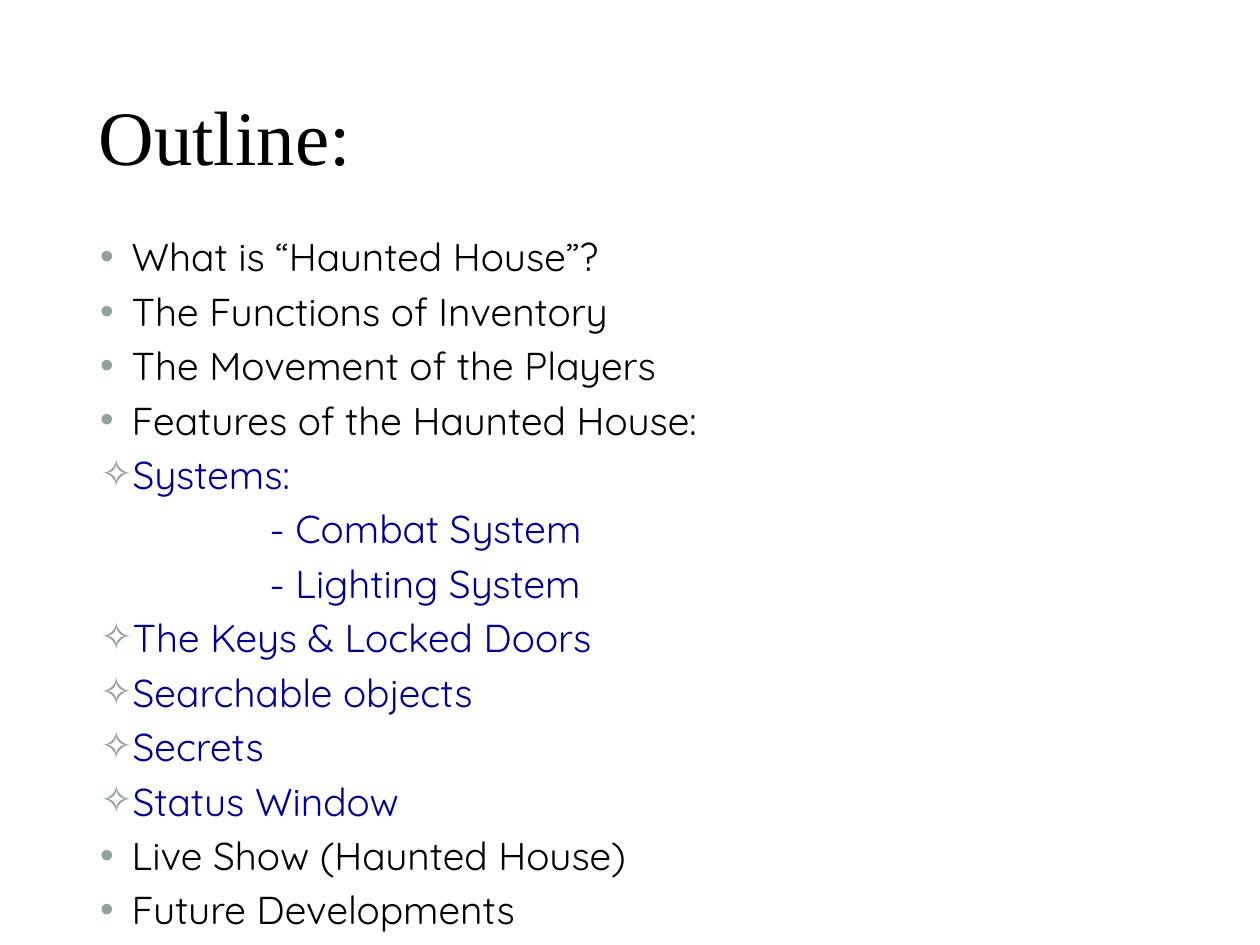
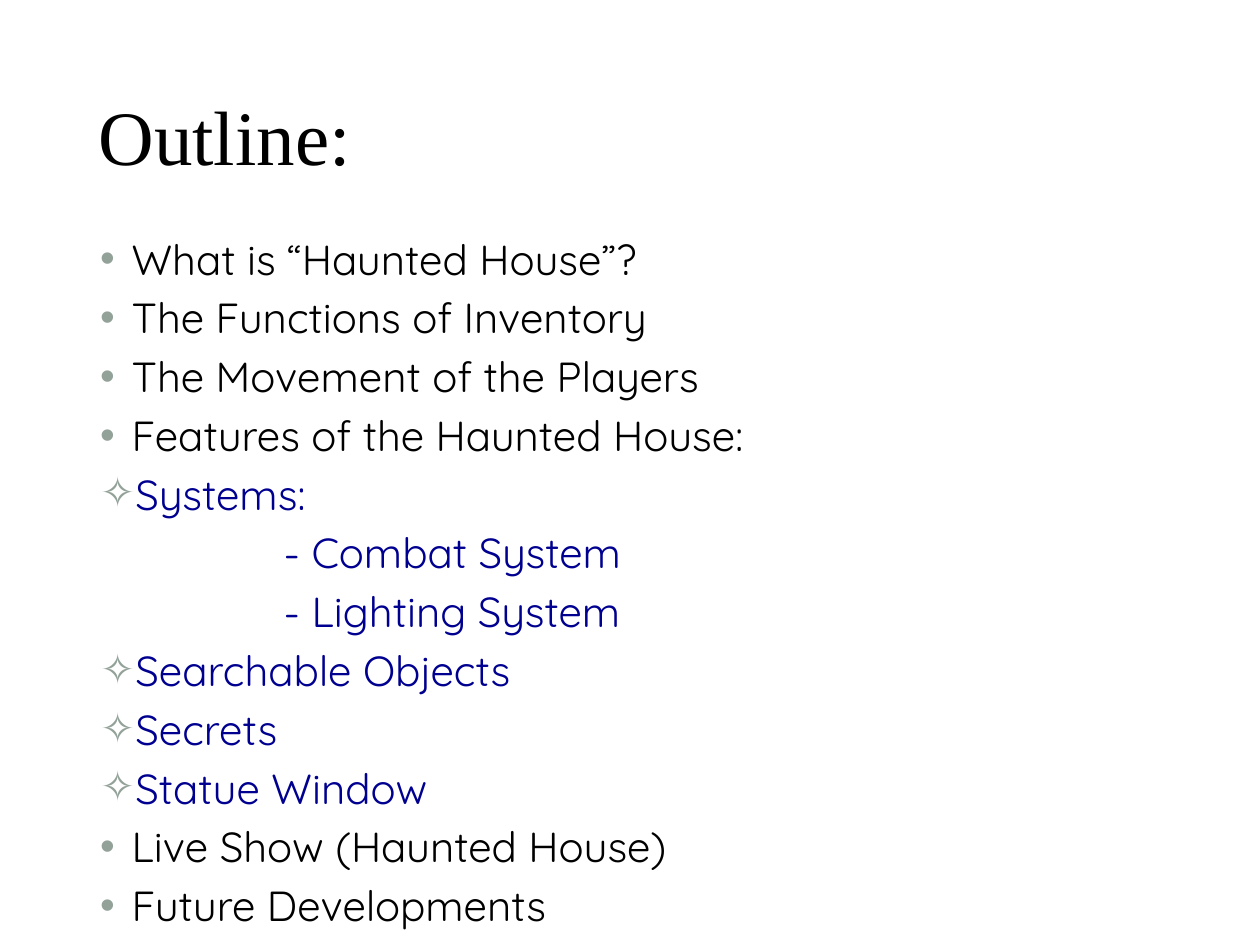
Before and after one commit to BlazeAxtrius/CM1101-Final-Game-Team09, a slide deck: slide 2 of GAME/Game-Plan-Haunted-House.pptx. Drawn at 1260x945 pixels with LibreOffice and Linux fonts; fonts in the diff are those of the drawing; background and template pictures are left out. Boxes give left, top, right and bottom in pixels: in the first picture for what was removed or moved away, otherwise in the second. Text is boxed around its words. In the diff, an @@ line names an element or a change of style, - is before the commit and + after.

```diff
--- a/GAME/Game-Plan-Haunted-House.pptx
+++ b/GAME/Game-Plan-Haunted-House.pptx
@@ text at [132, 244, 743, 930]: size 22.2 to 24 pt in "What is “Haunted House”?", "The Functions of Inventory", "The Movement of the Players", "Features of the Haunted House:" and 6 more places @@
@@ text at [135, 655, 510, 695]: text changed; size 22.2 to 24 pt @@
-✧ The Keys & Locked Doors
-✧ Searchable objects
+✧ Searchable Objects
@@ text at [135, 773, 427, 805]: text changed; size 22.2 to 24 pt @@
-✧ Status Window
+✧ Statue Window
```
Also in this commit, not shown: 6 other slides changed, 1 other file.
